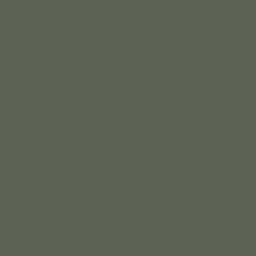
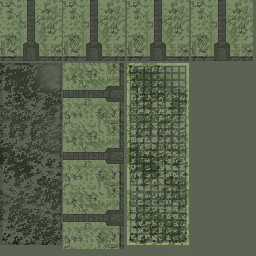
Two versions of the same layered image (256px x 256px). Layer-by-layer changes:
showed group "a" (1st of 2) (53 layers) over bbox(0, 0, 253, 254)
